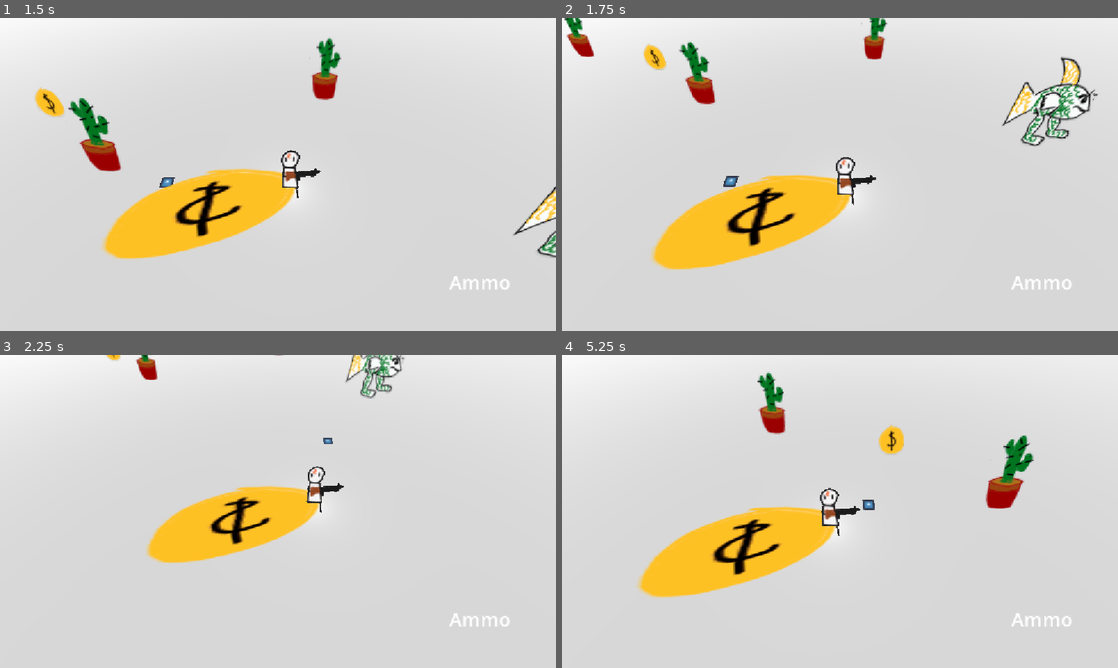
Above: before the commit, frames 1-4 (two rows, left to right).
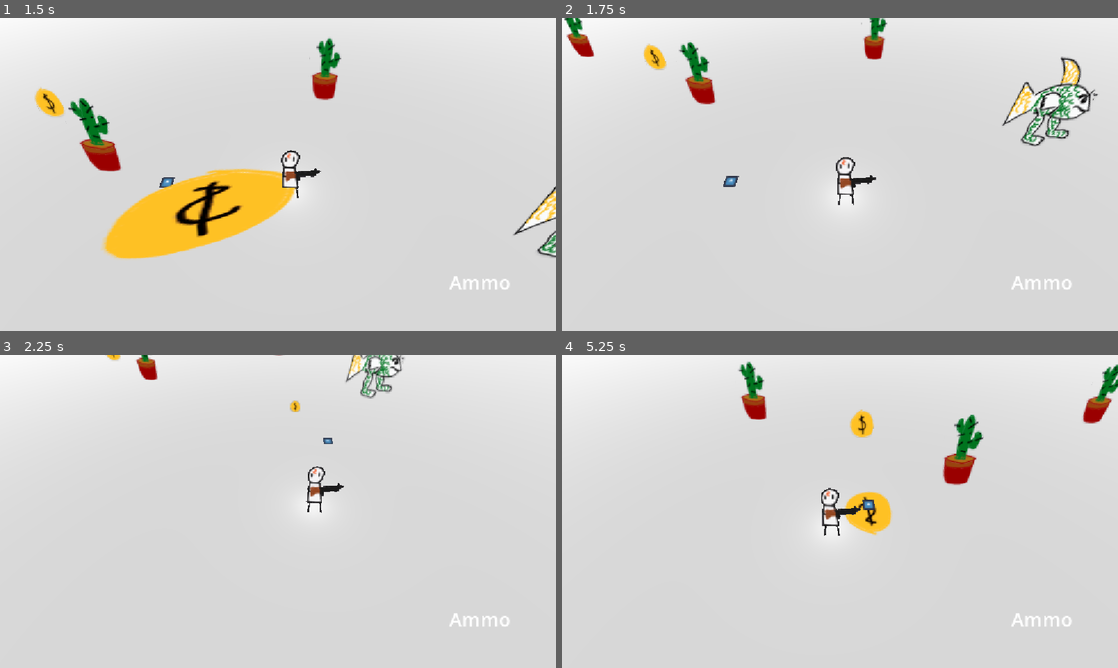
Above: after the commit, the same moments.

Repository: gmuGADIG/DEADSHOT
Game: Godot game, scene res://test_scenes/example_scene.tscn
Two runs of this game, one before a commit and one after it. Both use one fixed random seed, a clock stepped at 60 frames per second and the inputs below. This scene is started directly instead of the project's main scene. The engine's default icon, where the game draws it, is replaced by a stand-in: a white triangle on a blue panel in a dark square.
Inputs (mouse positions are in pixels of both pictures, inside the frame that each line leads up to):
- Up to frame 1 (1.5 s): move the mouse to (400, 158) at 0.52 s; hold D (move_right) 0.53-1.28 s; hold Right mouse button (whip) 0.53-1.28 s; tap Space (roll) at 0.6 s; move the mouse to (166, 190) at 1.27 s; hold S (move_down) from 1.28 s (still down); right-click (166, 190) at 1.35 s
- Up to frame 2 (1.75 s): keep holding S (move_down); tap Space (roll) at 1.55 s
- Up to frame 3 (2.25 s): move the mouse to (333, 442) at 2.02 s; release S (move_down) at 2.03 s; press the mouse at (333, 442) at 2.03 s; hold D (move_right) from 2.03 s (still down)
- Up to frame 4 (5.25 s): right-click (895, 442) at 2.3 s; move the mouse to (812, 574) at 2.77 s; release D (move_right) at 2.78 s; release the mouse at (812, 574) at 2.78 s; hold W (move_up) 2.78-3.53 s; tap E (interact) at 2.85 s; tap Space (roll) at 3.05, 4.35 s; move the mouse to (1006, 558) at 3.52 s; hold Shift (quick_purchase) 3.53-4.28 s; hold A (move_left) 3.53-5.03 s; right-click (1006, 558) at 3.8 s; tap R (reload) at 4.15 s; move the mouse to (673, 464) at 4.27 s; move the mouse to (867, 511) at 5.02 s; hold S (move_down) from 5.03 s (still down); hold Right mouse button (whip) from 5.03 s (still down)

Frame 1 is identical in both runs. In frame 2, 6.7% of the frame differs, in the area x 15-53%, y 49-81%; in frame 3, 5.0%; in frame 4, 11%, in the area x 13-100%, y 2-78%.
Error before the commit: Attempt to call function 'play' in base 'null instance' on a null instance. (res://world/player/weapon/whip/whip.gd:64)

Commit message:
Testing roll and meat pickup sounds, and removing autoplay/autodelete from existing sounds

Diff:
--- a/audio/streams/fire_hit_sound.tscn
+++ b/audio/streams/fire_hit_sound.tscn
@@ -5,3 +5,5 @@
 
 [node name="FireHitSound" instance=ExtResource("1_d03m1")]
 stream = ExtResource("1_jky5y")
+autoplay = false
+delete_on_finish = false
--- a/audio/streams/fire_start_sound.tscn
+++ b/audio/streams/fire_start_sound.tscn
@@ -5,3 +5,5 @@
 
 [node name="FireStartSound" instance=ExtResource("1_inyr8")]
 stream = ExtResource("1_stffr")
+autoplay = false
+delete_on_finish = false
--- a/audio/streams/whip_charge_sound.tscn
+++ b/audio/streams/whip_charge_sound.tscn
@@ -5,3 +5,5 @@
 
 [node name="WhipChargeSound" instance=ExtResource("1_67g1k")]
 stream = ExtResource("2_uhchb")
+autoplay = false
+delete_on_finish = false
--- a/audio/streams/whip_swing_sound.tscn
+++ b/audio/streams/whip_swing_sound.tscn
@@ -5,3 +5,5 @@
 
 [node name="WhipSwingSound" instance=ExtResource("1_2b0gw")]
 stream = ExtResource("1_nd431")
+autoplay = false
+delete_on_finish = false
--- a/test_scenes/puddle_test.tscn
+++ b/test_scenes/puddle_test.tscn
@@ -1,10 +1,32 @@
-[gd_scene load_steps=3 format=3 uid="uid://1uc77axc273l"]
+[gd_scene load_steps=7 format=3 uid="uid://1uc77axc273l"]
 
 [ext_resource type="PackedScene" uid="uid://3o8nbg2v248a" path="res://world/interactables/puddle/puddle.tscn" id="1_cxp5v"]
 [ext_resource type="PackedScene" uid="uid://nuqmhgq1e2lu" path="res://world/player/player.tscn" id="2_54v4a"]
+[ext_resource type="PackedScene" uid="uid://cr05xakri7lnw" path="res://world/floor/floor_gen.tscn" id="3_ylnq2"]
+[ext_resource type="Resource" uid="uid://q24ustx30otu" path="res://world/floor/sand/sand.tres" id="4_a4wa5"]
+[ext_resource type="PackedScene" uid="uid://cn2ip7hvcayky" path="res://systems/camera/main_cam.tscn" id="5_a4wa5"]
+
+[sub_resource type="Curve3D" id="Curve3D_jvic3"]
+closed = true
+_data = {
+"points": PackedVector3Array(0, 0, 0, 0, 0, 0, 4.654374, 0, -4.3272734, 0, 0, 0, 0, 0, 0, -6.4774256, 0, -4.265941, 0, 0, 0, 0, 0, 0, -7.4894075, 0, 4.7038975, 0, 0, 0, 0, 0, 0, 5.835019, 0, 4.5965657),
+"tilts": PackedFloat32Array(0, 0, 0, 0)
+}
+point_count = 4
 
 [node name="PuddleTest" type="Node3D"]
 
 [node name="Puddle" parent="." instance=ExtResource("1_cxp5v")]
+transform = Transform3D(1, 0, 0, 0, 1, 0, 0, 0, 1, 2.2567606, 0, 2.0137954)
 
 [node name="Player" parent="." instance=ExtResource("2_54v4a")]
+
+[node name="Floor" parent="." instance=ExtResource("3_ylnq2")]
+curve = SubResource("Curve3D_jvic3")
+material = ExtResource("4_a4wa5")
+
+[node name="DirectionalLight3D" type="DirectionalLight3D" parent="."]
+transform = Transform3D(0.92473876, -0.25272667, 0.28458285, 0, 0.74771696, 0.66401756, -0.3806024, -0.61404276, 0.69144285, 0, 0, 0)
+
+[node name="MainCam" parent="." instance=ExtResource("5_a4wa5")]
+transform = Transform3D(1, 0, 0, 0, 0.57357645, 0.81915206, 0, -0.81915206, 0.57357645, 0, 3.8096743, 4.860206)
--- a/world/player/player.gd
+++ b/world/player/player.gd
@@ -140,7 +140,7 @@
 	stamina -= 1.0
 
 	#TODO: Play animation, do iframes.
-	preload("res://audio/streams/roll_sound.tscn").instantiate()
+	add_sibling(	preload("res://audio/streams/roll_sound.tscn").instantiate())
 	current_state = PlayerState.ROLLING
 	roll_time = 0
 
@@ -195,6 +195,6 @@
 
 ## Connects to the was_hit signal on the player's Hurtbox to play a sound.
 func _on_hurtbox_component_was_hit(_dmg: DamageInfo) -> void:
-	preload("res://audio/streams/hurt_sound.tscn").instantiate()
+	add_sibling(preload("res://audio/streams/hurt_sound.tscn").instantiate())
 
 #endregion
--- a/world/player/weapon/basic_gun/basic_gun.tscn
+++ b/world/player/weapon/basic_gun/basic_gun.tscn
@@ -10,3 +10,5 @@
 
 [node name="ShootSound" parent="Sounds" instance=ExtResource("2_jjk67")]
 unique_name_in_owner = true
+autoplay = false
+delete_on_finish = false
